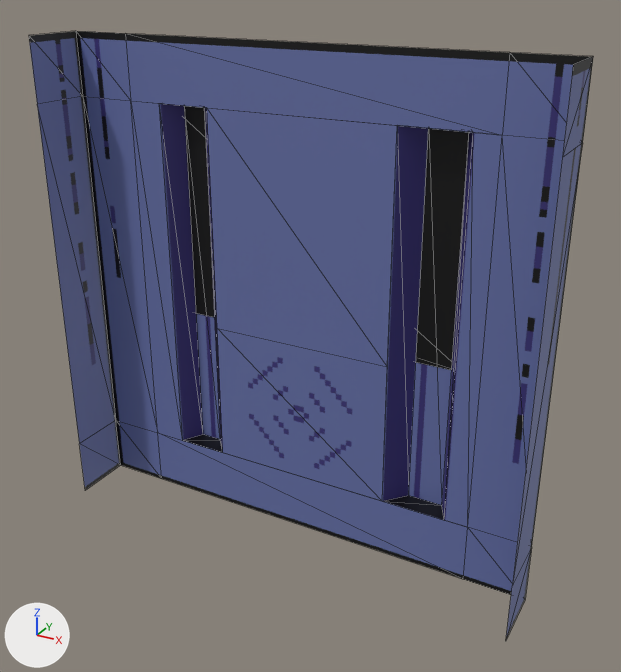
One commit to the glTF model assets/models/POD/Wall_PodC.glb: the scene before it, then after it.
Camera for both pictures: a 50 mm lens placed at (3.86, -6.14, 5.66), pointed at (0.2, 0.52, 2.33). Lighting does not change. The marker at lower left points along +X, +Y and +Z. Mesh edges are drawn as thin lines. Vertices at the same position are counted once.

Objects in the first picture: 'Wall_PodC'.
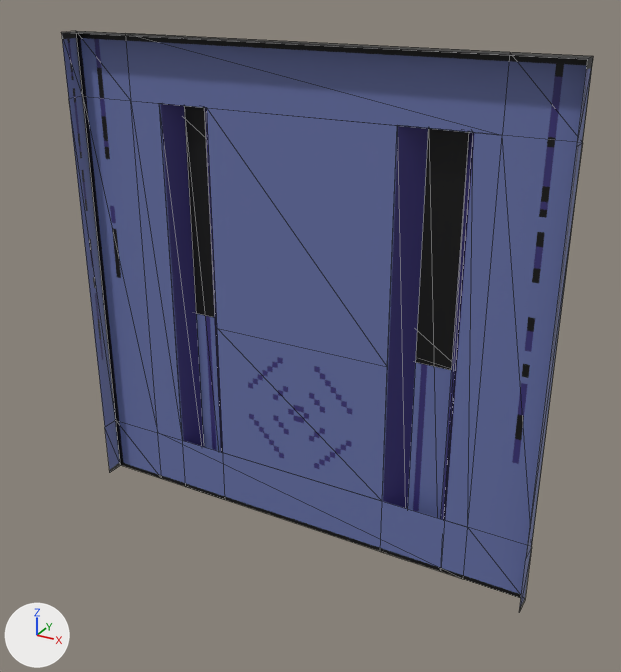
The newer file is also turned or shifted as a whole; pictures and numbers use the older file's frame.

Pixel boxes [x1, y1, x2, y2] of what changed, in the pictures (621 x 672 px; the box of a moved part takes in the faces that stretch with it):
'Wall_PodC', reshaped: before [29, 31, 593, 639]; after [61, 31, 593, 612]
part 1 of me_cube_007, moved or reshaped: before [29, 31, 593, 639]; after [61, 31, 593, 612]
part 2 of me_cube_007, surface changed: before [506, 143, 583, 638]; after [519, 143, 583, 611]

The change in detail:
me_cube_007 is used by ob_wall_podc; location (0.0, 0.0, 0.0).
me_cube_007 had 87 vertices, 142 faces and spanned x -2.5..2.5, y 0.0..0.98, z 0.0..5.0.
me_cube_007 now has 91 vertices, 144 faces and spans x -2.5..2.5, y 0.42..0.98, z 0.0..5.0.
Part 1, on me_cube_007:
6 vertices are removed from x -2.5..2.5, y 0.0..0.85, z 0.62..5.0.
19 faces are deleted.
6 vertices in x -2.5..2.5, y 0.0, z 0.0..4.38 move by (0.0, 0.42, 0.0).
2 vertices are added at (-2.5, 0.42, 5.0), (2.5, 0.42, 5.0).
8 new vertices lie (0.0, 0.0, -4.38) away from vertices in x -1.53..1.64, y 0.62..0.85, z 4.38.
21 new faces join them.
me_cube_007 part 2: 2 kept faces spanning x 2.5, y 0.42..0.62, z 0.0..4.38 get new texture (UV) coordinates.
